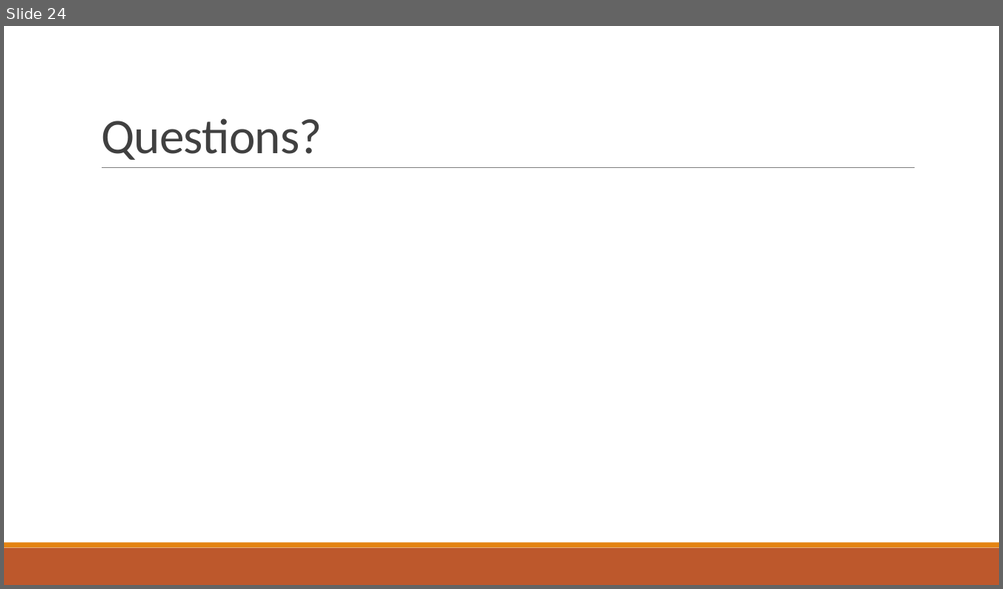
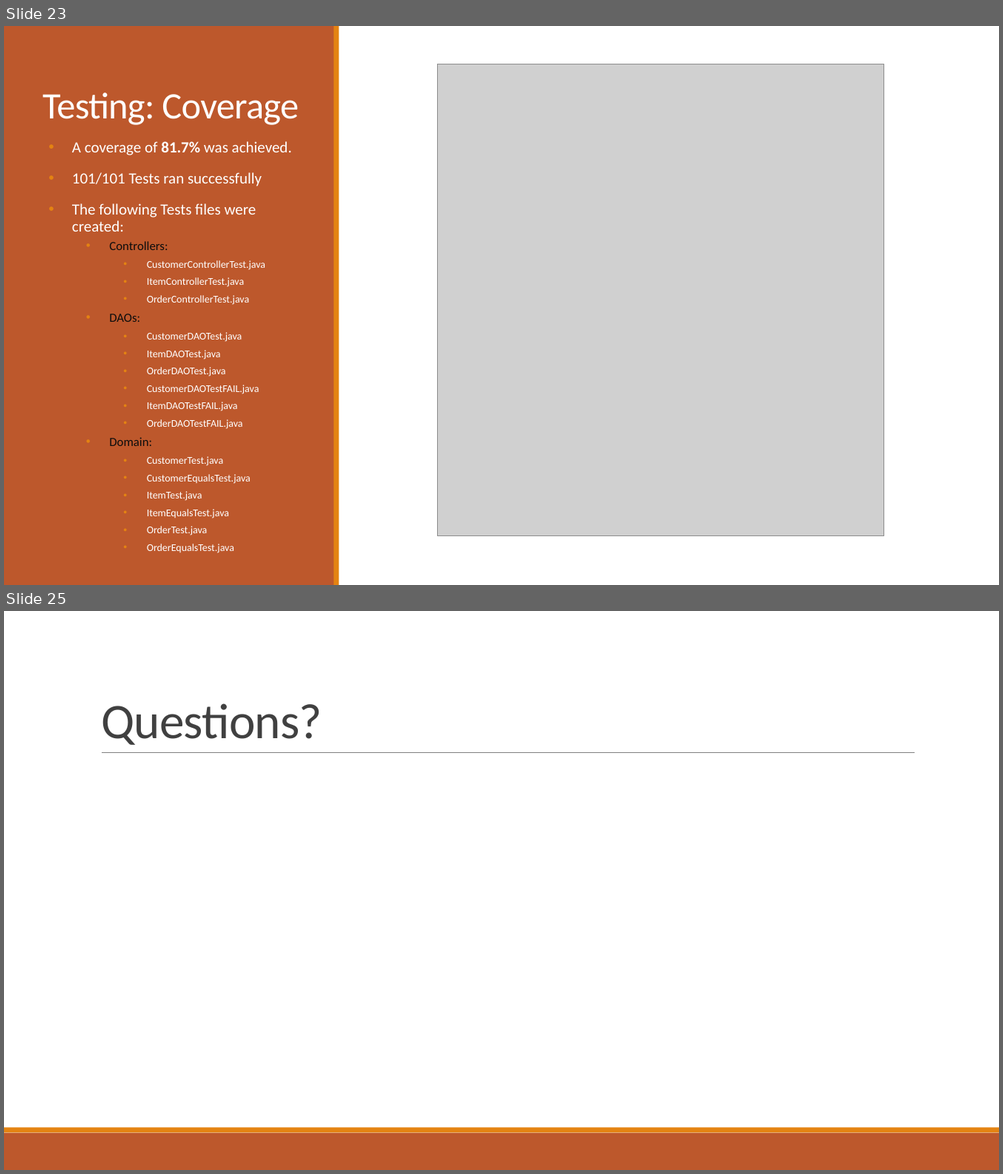
Before and after one commit to ayub96/Project-Inventory-Management-System, a slide deck: Documentation/IMS Project presentation.pptx. Shown one above the other, each under a label of ours: slide 24 before the commit, slides 23 and 25 after it; the slides between them are not shown. The pictures are 1003x589 and 1003x1174 pixels, drawn with LibreOffice and Linux fonts; fonts in the diff are those of the drawing; grey boxes stand for pictures. Boxes give left, top, right and bottom in pixels: in the first picture for what was removed or moved away, otherwise in the second. Text is boxed around its words. In the diff, an @@ line names an element or a change of style, - is before the commit and + after.

```diff
--- a/Documentation/IMS Project presentation.pptx
+++ b/Documentation/IMS Project presentation.pptx
@@ slide 23 added at (4,26,999,585), background #FFFFFF @@
@@ rectangle added at (4,26,335,585), fill #BD582C @@
@@ rectangle added at (334,26,339,585), fill #E48312 @@
@@ picture added at (438,64,884,537) @@
@@ title added at (42,93,299,125), 36 pt, text #FFFFFF @@
+Testing: Coverage
@@ text added at (72,141,292,554), 10 pt, text #FFFFFF @@
+• A coverage of 81.7% was achieved.
+• 101/101 Tests ran successfully
+• The following Tests files were created:
+  • Controllers:
+    • CustomerControllerTest.java
+    • ItemControllerTest.java
+    • OrderControllerTest.java
+  • DAOs:
+    • CustomerDAOTest.java
+    • ItemDAOTest.java
+    • OrderDAOTest.java
+    • CustomerDAOTestFAIL.java
+    • ItemDAOTestFAIL.java
+    • OrderDAOTestFAIL.java
+  • Domain:
+    • CustomerTest.java
+    • CustomerEqualsTest.java
+    • ItemTest.java
+    • ItemEqualsTest.java
+    • OrderTest.java
+    • OrderEqualsTest.java
@@ what was slide 24 is now slide 25 @@
```
Also in this commit, not shown: 14 slides changed, 6 other slides added, 6 slides removed, 10 other files.
